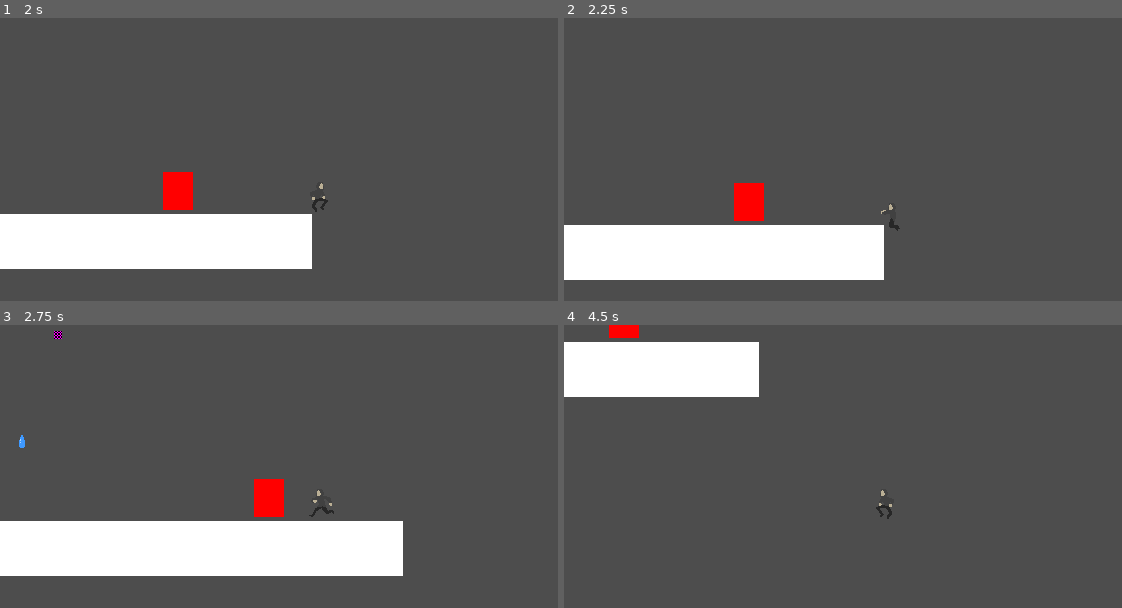
Above: before the commit, frames 1-4 (two rows, left to right).
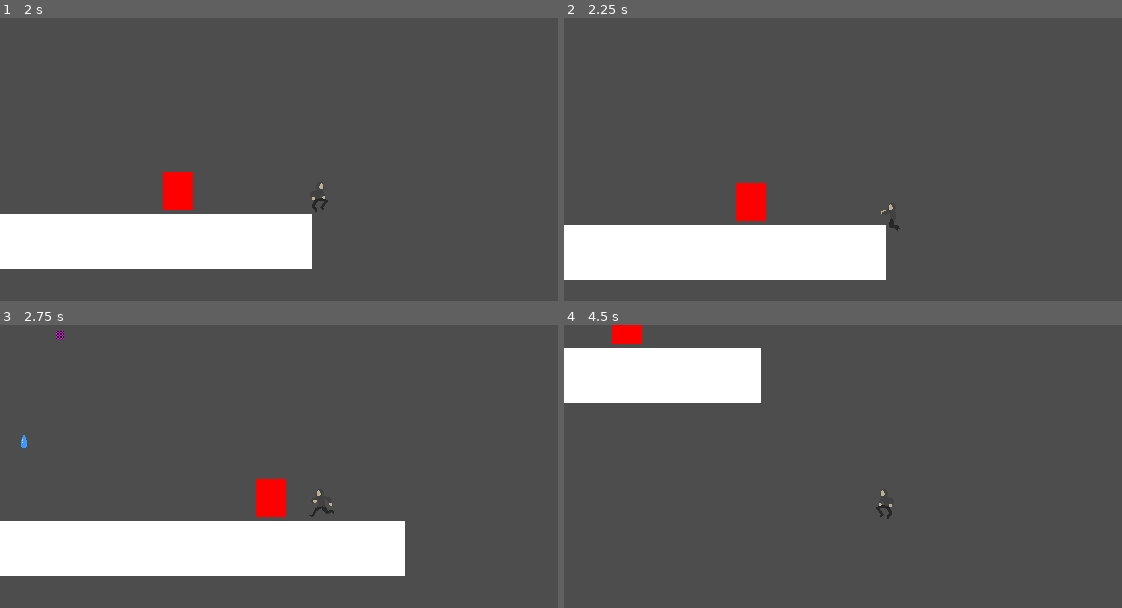
Above: after the commit, the same moments.

Repository: Aterlone/MasseyGameJam
Game: Godot game, scene res://Testing.tscn
Same seed, same stepped clock (60 frames per second), same inputs: the game is played once before the commit and once after it. This scene is started directly instead of the project's main scene.
Inputs:
- Up to frame 1 (2 s): tap Enter (ui_accept) at 0.5, 0.6, 0.77, 1.07, 1.35, 1.52, 1.82 s; hold Right (ui_right) from 0.53 s (still down)
- Up to frame 2 (2.25 s): release Right (ui_right) at 2.03 s; hold Left (ui_left) from 2.03 s (still down); tap Enter (ui_accept) at 2.1 s
- Up to frame 3 (2.75 s): keep holding Left (ui_left)
- Up to frame 4 (4.5 s): release Left (ui_left) at 2.78 s; hold Right (ui_right) 2.78-4.28 s; tap Enter (ui_accept) at 2.85, 3.02, 3.32, 3.6, 3.77, 4.07, 4.35 s; hold Left (ui_left) from 4.28 s (still down)

Frame 1 is identical in both runs. In frame 2, 0.2% of the frame differs, in the area x 30-58%, y 58-93%; in frame 3, 0.2%; in frame 4, 1.7%, in the area x 0-36%, y 0-28%.

Commit message:
fixed clamber bug

Diff:
--- a/house_1.tscn
+++ b/house_1.tscn
@@ -62,18 +62,18 @@
 texture = ExtResource("4_68721")
 
 [node name="Door4" type="Area2D" parent="."]
-position = Vector2(1333, 134)
+position = Vector2(1335, 138)
 collision_mask = 3
 script = ExtResource("3_l6kfo")
 door_char = 2
 
+[node name="Sprite2D" type="Sprite2D" parent="Door4"]
+position = Vector2(-1, 0.5)
+texture = ExtResource("4_68721")
+
 [node name="CollisionShape2D" type="CollisionShape2D" parent="Door4"]
 position = Vector2(-1, 0.5)
 shape = SubResource("RectangleShape2D_mu17e")
-
-[node name="Sprite2D" type="Sprite2D" parent="Door4"]
-position = Vector2(-1, 0.5)
-texture = ExtResource("4_68721")
 
 [node name="Door5" type="Area2D" parent="."]
 position = Vector2(1266, -12)
--- a/player/player.gd
+++ b/player/player.gd
@@ -20,7 +20,7 @@
 var impulse = Vector2.ZERO # used to apply a force alongside velocity such as wall jump
 
 @export var GRAVITY = 300
-@export var jump_height = -8000
+@export var jump_height = -10000
 var gravity_jump_quotient = 0.75 # how much gravity is lessened by when jumping
 
 @export var run_speed_max = 10000
@@ -200,7 +200,7 @@
 		if empty and solid:
 			global_position = $SolidCollider.global_position
 			global_position.y -= 22
-			global_position.x += joy_x * 2
+			global_position.x += sign($EmptyCollider.scale.x) * 4
 			velocity.y = 0
 			$AnimationPlayer.play("climb_up")
 
